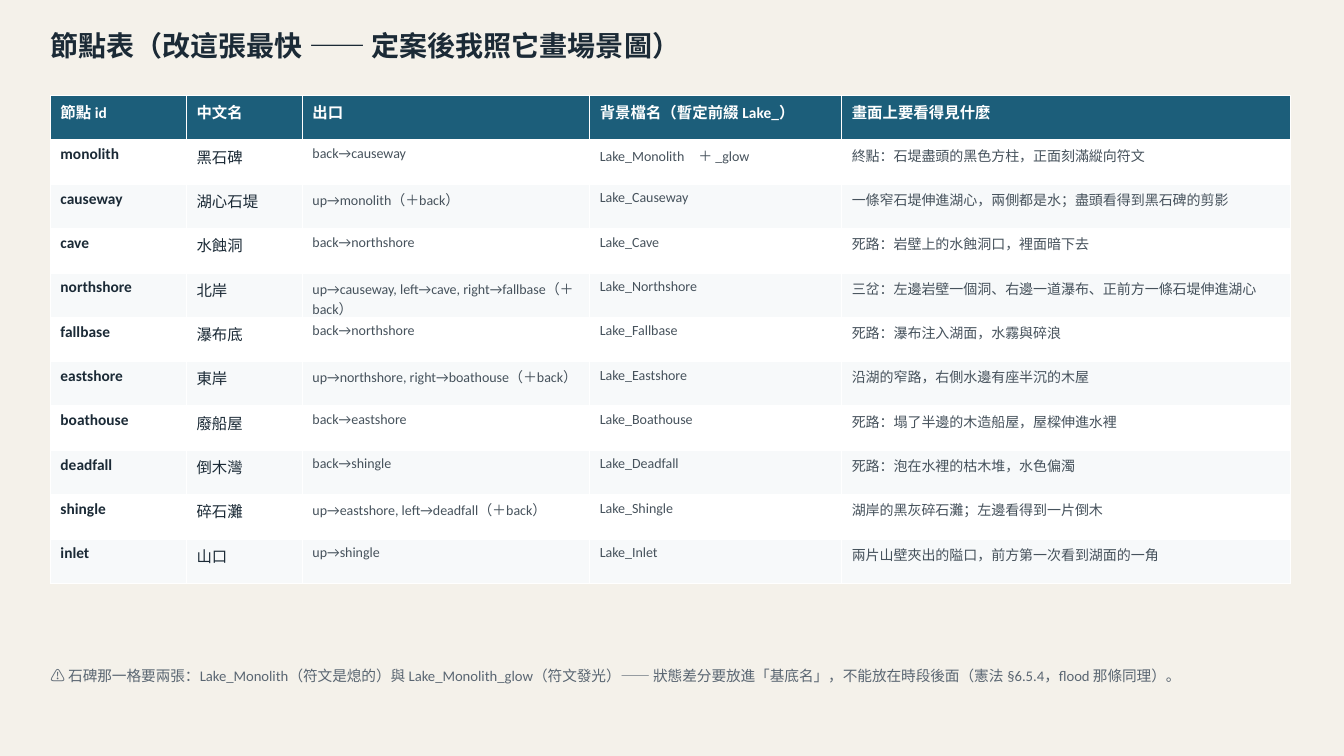
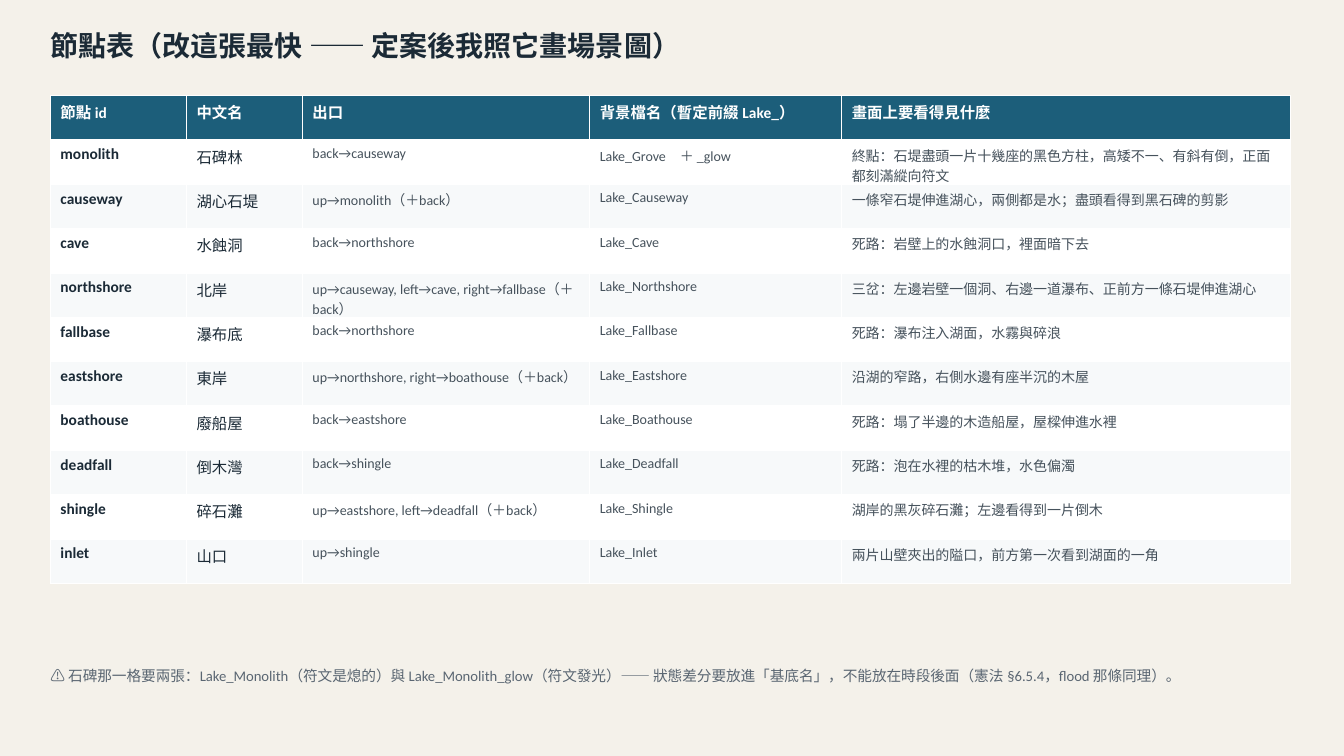
Before and after one commit to raykueco-debug/TIVOT, a slide deck: slide 2 of resources/map/_lake_topology.pptx. Drawn at 1344x756 pixels with LibreOffice and Linux fonts; fonts in the diff are those of the drawing. Boxes give left, top, right and bottom in pixels: in the first picture for what was removed or moved away, otherwise in the second. Text is boxed around its words. In the diff, an @@ line names an element or a change of style, - is before the commit and + after.

```diff
--- a/resources/map/_lake_topology.pptx
+++ b/resources/map/_lake_topology.pptx
@@ table at <box>50,96,1291,584</box> @@
-row 2: monolith | 黑石碑 | back→causeway | Lake_Monolith ＋ _glow | 終點：石堤盡頭的黑色方柱，正面刻滿縱向符文
+row 2: monolith | 石碑林 | back→causeway | Lake_Grove ＋ _glow | 終點：石堤盡頭一片十幾座的黑色方柱，高矮不一、有斜有倒，正面都刻滿縱向符文
```
Also in this commit, not shown: 1 other slide changed, 6 other files.
